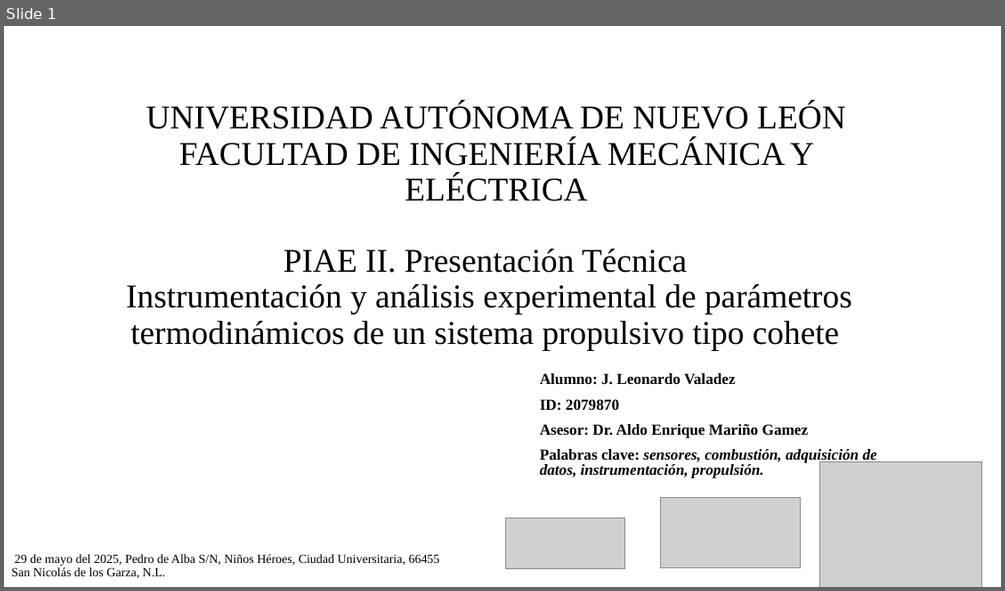
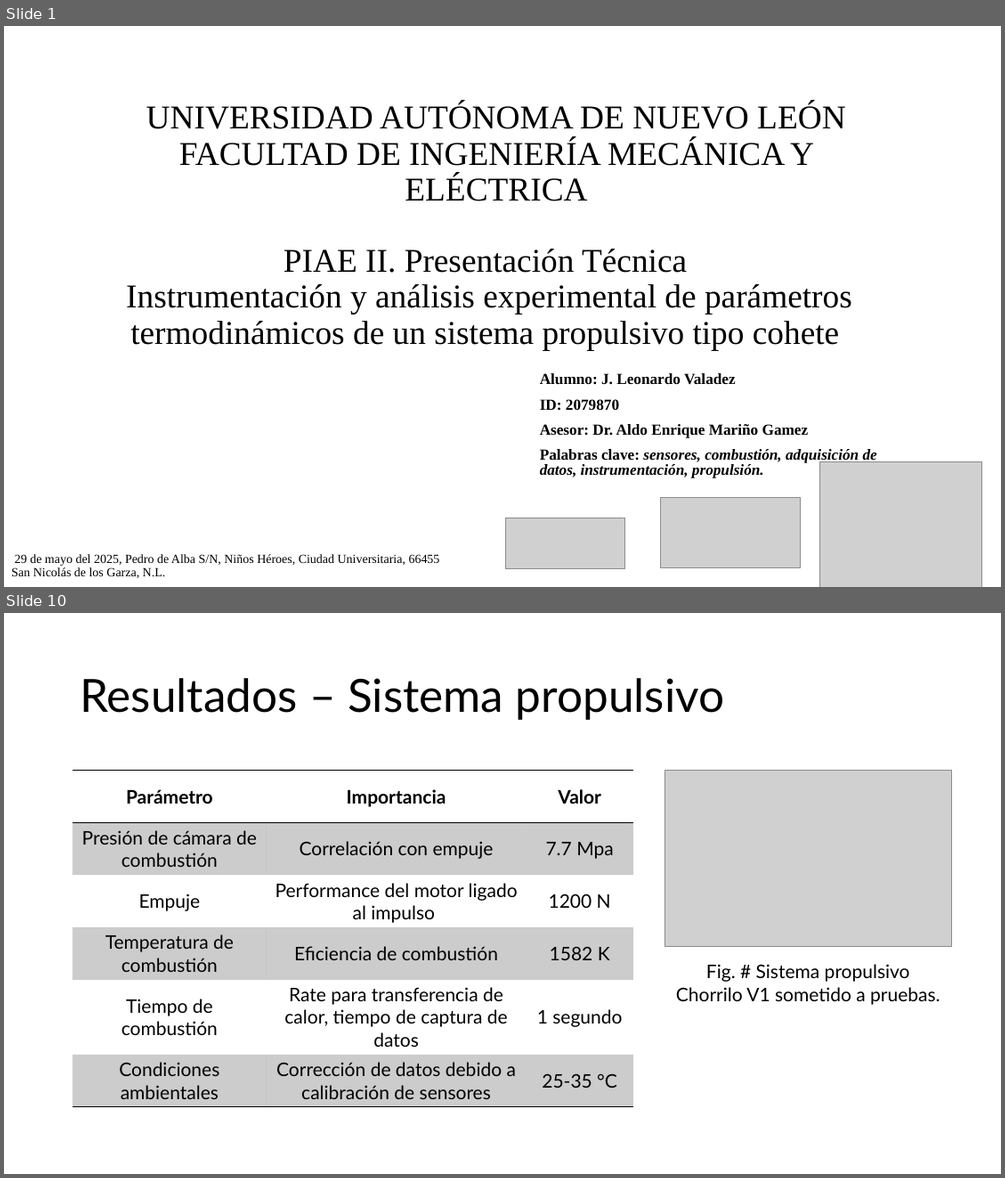
Before and after one commit to Archimedean2345/The-thermal-repository, a slide deck: PIAE2-Presentacion Tecnica.pptx. Shown one above the other, each under a label of ours: slide 1 before the commit, slides 1 and 10 after it; the slides between them are not shown. The pictures are 1005x591 and 1005x1178 pixels, drawn with LibreOffice and Linux fonts; fonts in the diff are those of the drawing; grey boxes stand for pictures; background and template pictures are left out. Boxes give left, top, right and bottom in pixels: in the first picture for what was removed or moved away, otherwise in the second. Text is boxed around its words. In the diff, an @@ line names an element or a change of style, - is before the commit and + after.

```diff
--- a/PIAE2-Presentacion Tecnica.pptx
+++ b/PIAE2-Presentacion Tecnica.pptx
@@ slide 10 added at [4, 613, 1001, 1174], background #FFFFFF @@
@@ title added at [80, 678, 724, 720], 44 pt, text #000000 @@
+Resultados – Sistema propulsivo
@@ table added at [73, 770, 633, 1107], 6 rows, 3 columns @@
+Parámetro | Importancia | Valor
+Presión de cámara de combustión | Correlación con empuje | 7.7 Mpa
+Empuje | Performance del motor ligado al impulso | 1200 N
+Temperatura de combustión | Eficiencia de combustión | 1582 K
+Tiempo de combustión | Rate para transferencia de calor, tiempo de captura de datos | 1 segundo
+Condiciones ambientales | Corrección de datos debido a calibración de sensores | 25-35 °C
@@ picture added at [664, 770, 952, 946] @@
@@ text added at [676, 964, 939, 1005], 18 pt, text #000000 @@
+Fig. # Sistema propulsivo Chorrilo V1 sometido a pruebas.
```
Also in this commit, not shown: 2 slides changed, 12 other slides added, 3 slides removed, 1 other file.
